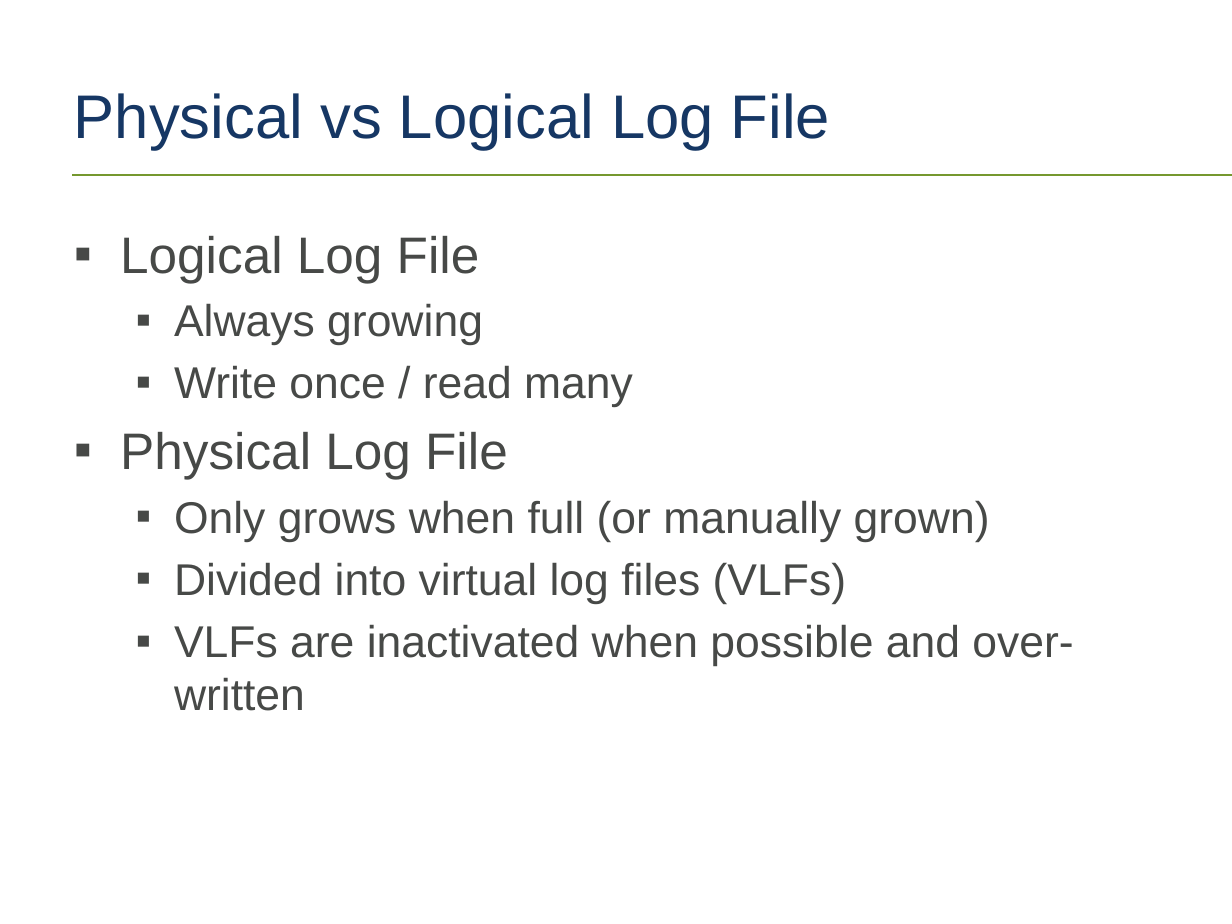
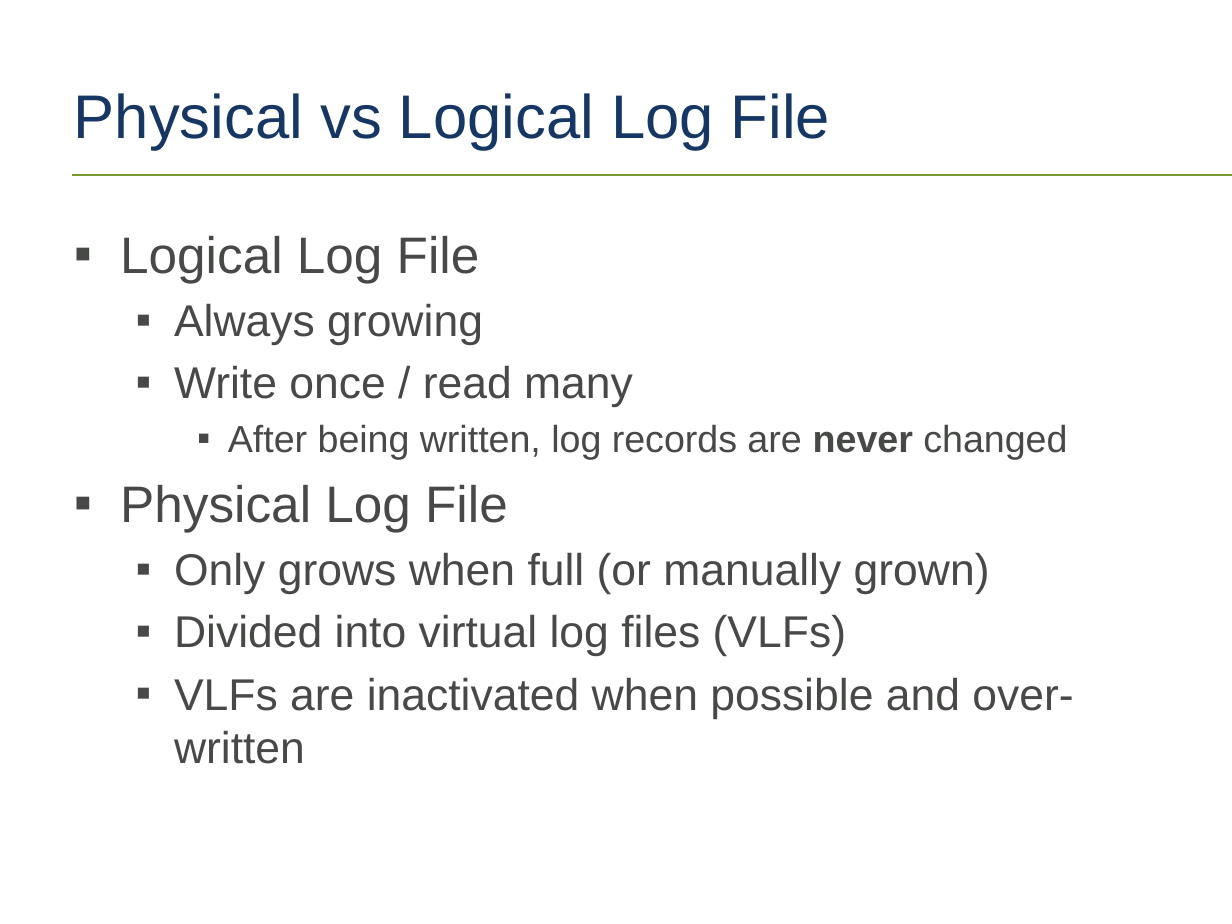
Before and after one commit to tf3604/LogFilePresentation, a slide deck: slide 6 of TransactionLog.pptx (slide 20 before the commit). Drawn at 1232x924 pixels with LibreOffice and Linux fonts; fonts in the diff are those of the drawing; background and template pictures are left out. Boxes give left, top, right and bottom in pixels: in the first picture for what was removed or moved away, otherwise in the second. Text is boxed around its words. In the diff, an @@ line names an element or a change of style, - is before the commit and + after.

```diff
--- a/TransactionLog.pptx
+++ b/TransactionLog.pptx
@@ text at (228, 424, 1067, 460): paragraph added @@
+    ▪ After being written, log records are never changed
```
Also in this commit, not shown: 1 other slide changed, 1 slide added.
